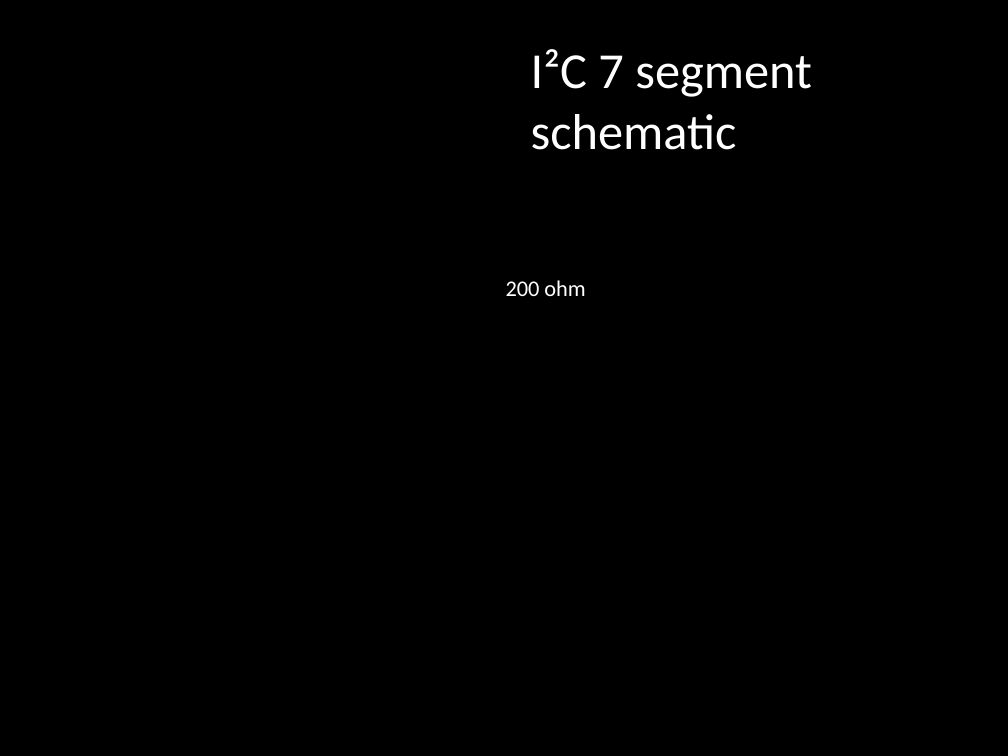
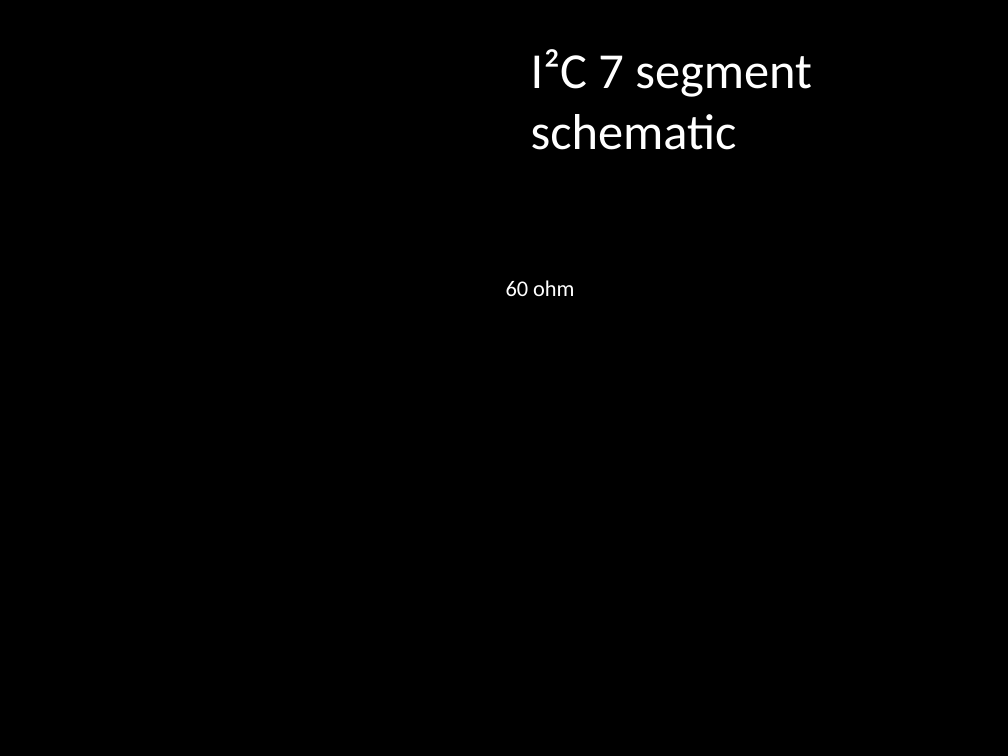
Before and after one commit to TheBengineer/Bridge-Tester, a slide deck: slide 14 of Presentations/February 10, 2014/Bridge Tester.pptx. Drawn at 1008x756 pixels with LibreOffice and Linux fonts; fonts in the diff are those of the drawing; background and template pictures are left out. Boxes give left, top, right and bottom in pixels: in the first picture for what was removed or moved away, otherwise in the second. Text is boxed around its words. In the diff, an @@ line names an element or a change of style, - is before the commit and + after.

Commit message:
Latest presentation

```diff
--- a/Presentations/February 10, 2014/Bridge Tester.pptx
+++ b/Presentations/February 10, 2014/Bridge Tester.pptx
@@ text at (x1=506, y1=280, x2=574, y2=296): text changed @@
-200 ohm
+60 ohm
```
